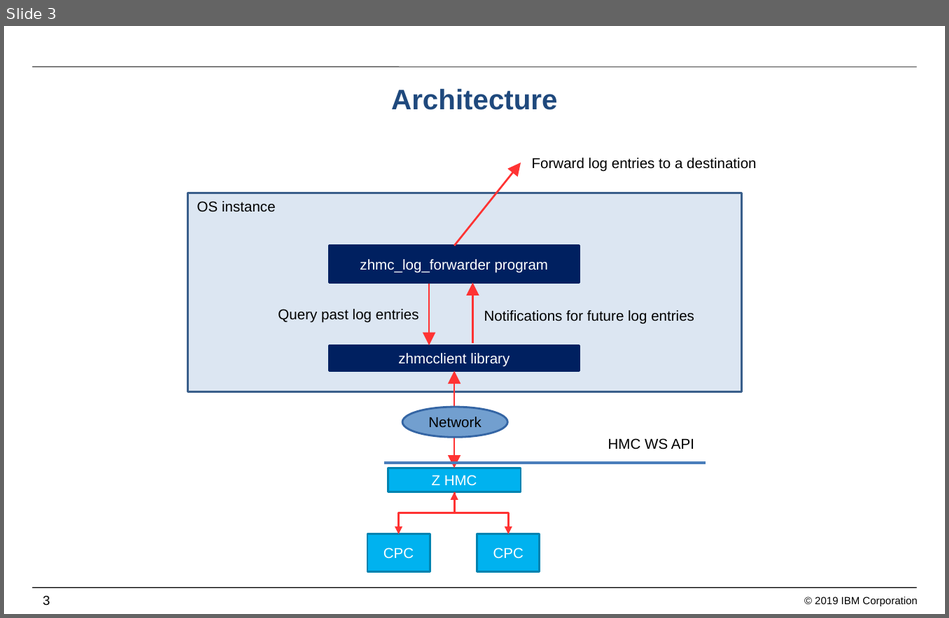
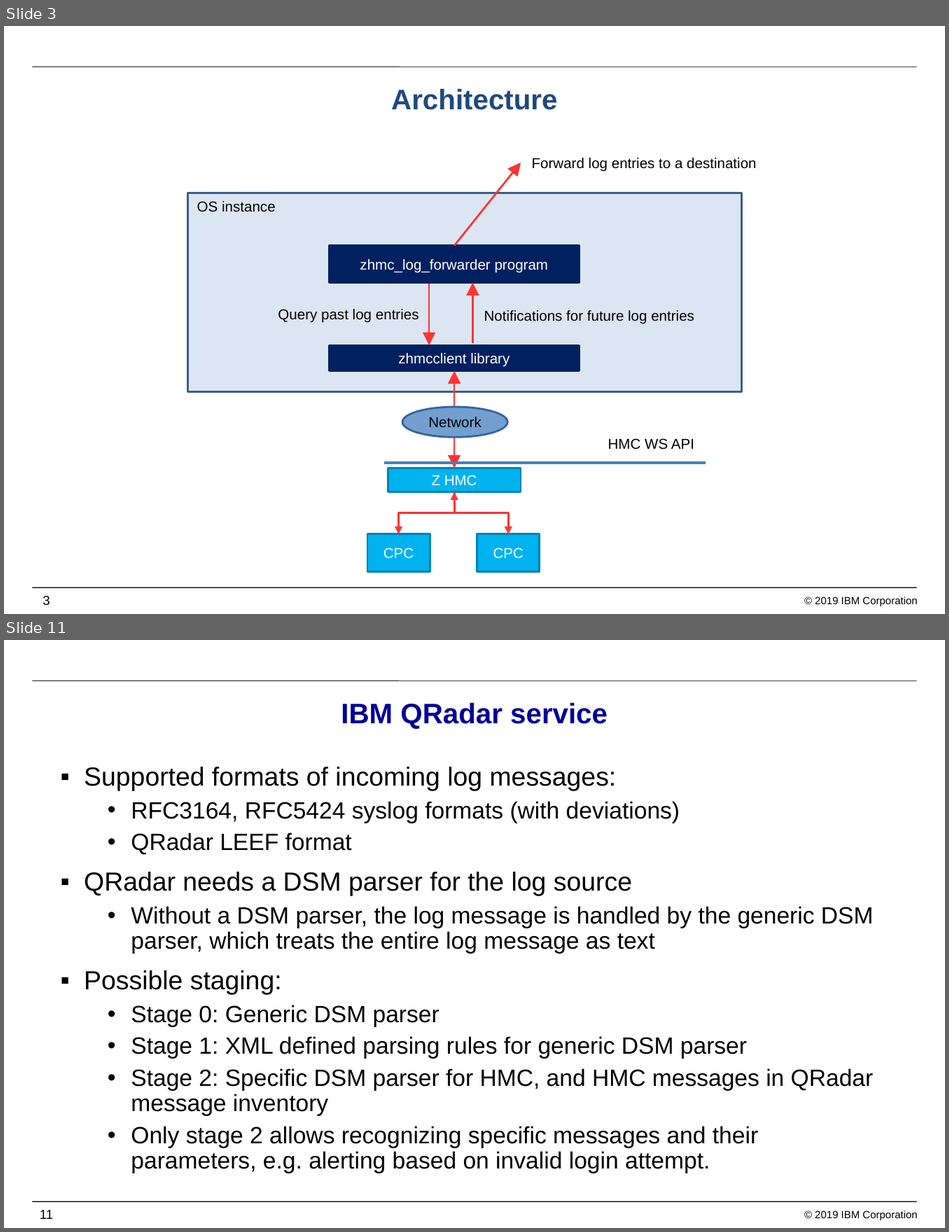
Before and after one commit to zhmcclient/zhmc-log-forwarder, a slide deck: IBM_Z_HMC_Log_Forwarder.pptx. Shown one above the other, each under a label of ours: slide 3 before the commit, slides 3 and 11 after it; the slides between them are not shown. The pictures are 949x618 and 949x1232 pixels, drawn with LibreOffice and Linux fonts; fonts in the diff are those of the drawing; background and template pictures are left out. Boxes give left, top, right and bottom in pixels: in the first picture for what was removed or moved away, otherwise in the second. Text is boxed around its words. In the diff, an @@ line names an element or a change of style, - is before the commit and + after.

Commit message:
Updated presentation to latest code; added QRadar info

```diff
--- a/IBM_Z_HMC_Log_Forwarder.pptx
+++ b/IBM_Z_HMC_Log_Forwarder.pptx
@@ slide 11 added at box(4, 640, 945, 1228), background #FFFFFF; not listed: 4 template elements that a slide beside it also shows @@
@@ title added at box(341, 702, 607, 729), 21.6 pt, text #000099, bold @@
+IBM QRadar service
@@ text added at box(84, 767, 873, 1173), 18 pt, text #000000 @@
+▪ Supported formats of incoming log messages:
+  • RFC3164, RFC5424 syslog formats (with deviations)
+  • QRadar LEEF format
+▪ QRadar needs a DSM parser for the log source
+  • Without a DSM parser, the log message is handled by the generic DSM parser, which treats the entire log message as text
+▪ Possible staging:
+  • Stage 0: Generic DSM parser
+  • Stage 1: XML defined parsing rules for generic DSM parser
+  • Stage 2: Specific DSM parser for HMC, and HMC messages in QRadar message inventory
+  • Only stage 2 allows recognizing specific messages and their parameters, e.g. alerting based on invalid login attempt.
```
Also in this commit, not shown: 7 slides changed, 1 other slide added.
